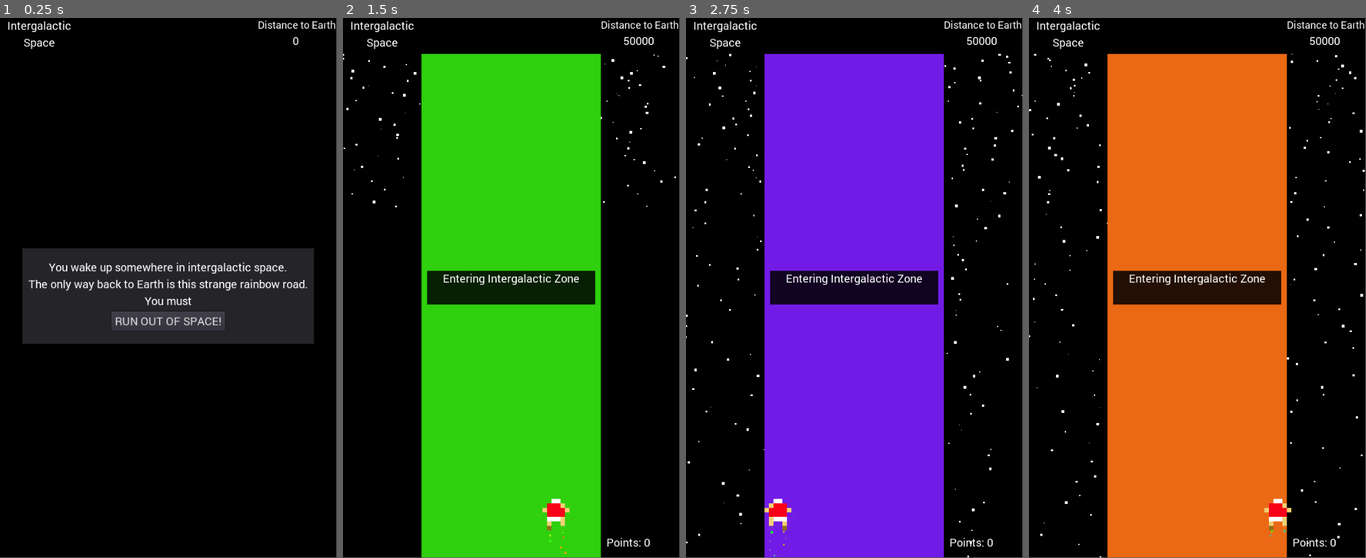
Above: before the commit, frames 1-4 (left to right).
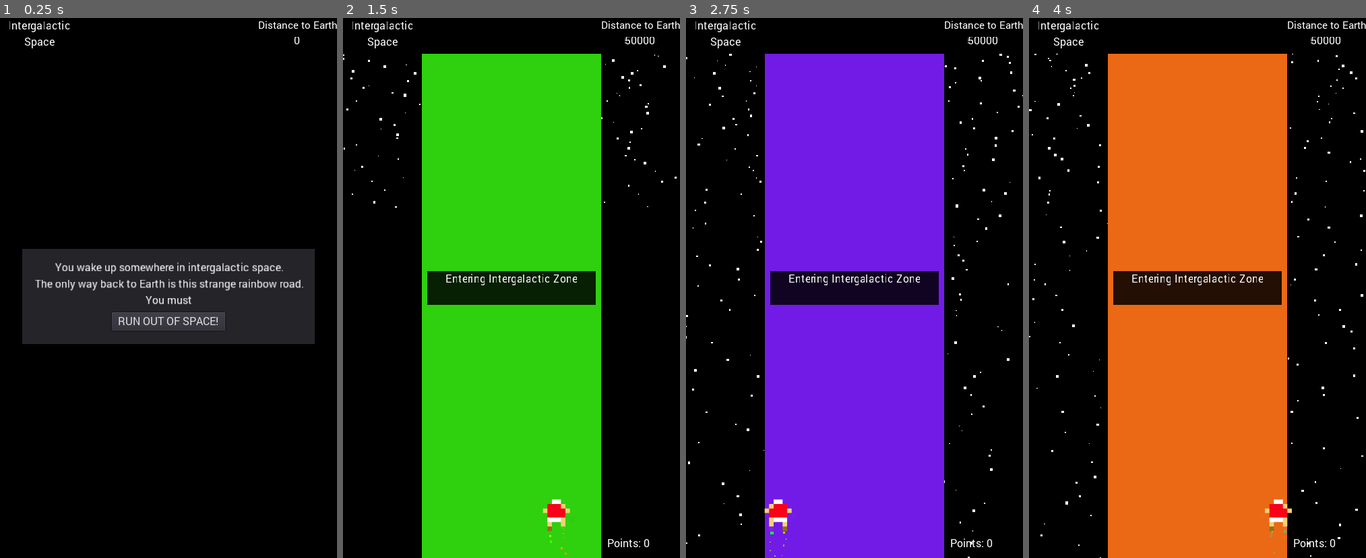
Above: after the commit, the same moments.

Repository: learnb/LD42
Game: Godot game, scene res://Main.tscn
Two runs of this game, one before a commit and one after it. Both use one fixed random seed, a clock stepped at 60 frames per second and the inputs below.
Inputs:
- Up to frame 1 (0.25 s): no input
- Up to frame 2 (1.5 s): click "RUN OUT OF SPACE!" at 0.5 s; tap Enter (ui_accept) at 1.25 s; hold Right (ui_right) from 1.28 s (still down)
- Up to frame 3 (2.75 s): tap Enter (ui_accept) at 1.52, 2.27 s; release Right (ui_right) at 2.03 s; hold Left (ui_left) from 2.03 s (still down)
- Up to frame 4 (4 s): release Left (ui_left) at 2.78 s; hold Right (ui_right) from 2.78 s (still down); tap Enter (ui_accept) at 3.77 s
In our replay, the window is 499x799 before the commit and 500x800 after it. These sizes can differ from the game's own. Grey fills any space a smaller window leaves; there, only what the larger window draws over its background counts as a difference.

The runs differ from the first frame. In frame 1, 2.5% of the frame differs, in the area x 2-100%, y 0-61%; in frame 2, 1.9%; in frame 3, 2.1%; in frame 4, 2.1%.

Commit message:
enabled screen resize

Diff:
--- a/Player.tscn
+++ b/Player.tscn
@@ -1,11 +1,11 @@
 [gd_scene load_steps=13 format=2]
 
 [ext_resource path="res://Player.gd" type="Script" id=1]
-[ext_resource path="res://art/player_idle.png" type="Texture" id=2]
-[ext_resource path="res://art/player_run1.png" type="Texture" id=3]
-[ext_resource path="res://art/player_run2.png" type="Texture" id=4]
-[ext_resource path="res://art/player_jump1.png" type="Texture" id=5]
-[ext_resource path="res://art/player_jump2.png" type="Texture" id=6]
+[ext_resource path="res://art/player_jump1.png" type="Texture" id=2]
+[ext_resource path="res://art/player_jump2.png" type="Texture" id=3]
+[ext_resource path="res://art/player_idle.png" type="Texture" id=4]
+[ext_resource path="res://art/player_run1.png" type="Texture" id=5]
+[ext_resource path="res://art/player_run2.png" type="Texture" id=6]
 [ext_resource path="res://art/player_jump3.png" type="Texture" id=7]
 [ext_resource path="res://art/player_jump4.png" type="Texture" id=8]
 [ext_resource path="res://art/player_jump5.png" type="Texture" id=9]
@@ -19,17 +19,17 @@
 [sub_resource type="SpriteFrames" id=2]
 
 animations = [ {
-"frames": [ ExtResource( 2 ), ExtResource( 3 ), ExtResource( 2 ), ExtResource( 4 ) ],
+"frames": [ ExtResource( 2 ), ExtResource( 3 ) ],
+"loop": false,
+"name": "duck",
+"speed": 20.0
+}, {
+"frames": [ ExtResource( 4 ), ExtResource( 5 ), ExtResource( 4 ), ExtResource( 6 ) ],
 "loop": true,
 "name": "run",
 "speed": 8.0
 }, {
-"frames": [ ExtResource( 5 ), ExtResource( 6 ) ],
-"loop": false,
-"name": "duck",
-"speed": 20.0
-}, {
-"frames": [ ExtResource( 7 ), ExtResource( 8 ), ExtResource( 9 ), ExtResource( 6 ) ],
+"frames": [ ExtResource( 7 ), ExtResource( 8 ), ExtResource( 9 ), ExtResource( 3 ) ],
 "loop": false,
 "name": "jump",
 "speed": 6.0
@@ -75,7 +75,7 @@
 anim_loop = false
 _sections_unfolded = [ "Color", "Gravity", "Hue Variation", "Linear Accel", "Radial Accel", "Spread" ]
 
-[node name="Player" type="Area2D"]
+[node name="Player" type="Area2D" index="0"]
 
 input_pickable = true
 gravity_vec = Vector2( 0, 1 )
@@ -128,7 +128,7 @@
 normal_map = null
 h_frames = 1
 v_frames = 1
-_sections_unfolded = [ "Pause", "Process Material", "Time" ]
+_sections_unfolded = [ "Drawing", "Pause", "Process Material", "Time" ]
 
 [node name="TrailRight" type="Particles2D" parent="." index="3"]
 
@@ -152,6 +152,6 @@
 normal_map = null
 h_frames = 1
 v_frames = 1
-_sections_unfolded = [ "Pause", "Process Material", "Time" ]
+_sections_unfolded = [ "Drawing", "Pause", "Process Material", "Time" ]
 
 [connection signal="body_entered" from="." to="." method="_on_Player_body_entered"]
--- a/project.godot
+++ b/project.godot
@@ -18,7 +18,8 @@
 
 window/size/width=600
 window/size/height=960
-window/size/resizable=false
+window/stretch/mode="2d"
+window/stretch/aspect="keep"
 
 [input]
 
@@ -44,6 +45,8 @@
  ]
 ui_action=[ Object(InputEventKey,"resource_local_to_scene":false,"resource_name":"","device":0,"alt":false,"shift":false,"control":false,"meta":false,"command":false,"pressed":false,"scancode":32,"unicode":0,"echo":false,"script":null)
 , Object(InputEventJoypadButton,"resource_local_to_scene":false,"resource_name":"","device":0,"button_index":0,"pressure":0.0,"pressed":false,"script":null)
+, Object(InputEventKey,"resource_local_to_scene":false,"resource_name":"","device":0,"alt":false,"shift":false,"control":false,"meta":false,"command":false,"pressed":false,"scancode":87,"unicode":0,"echo":false,"script":null)
+, Object(InputEventKey,"resource_local_to_scene":false,"resource_name":"","device":0,"alt":false,"shift":false,"control":false,"meta":false,"command":false,"pressed":false,"scancode":16777232,"unicode":0,"echo":false,"script":null)
  ]
 
 [rendering]
